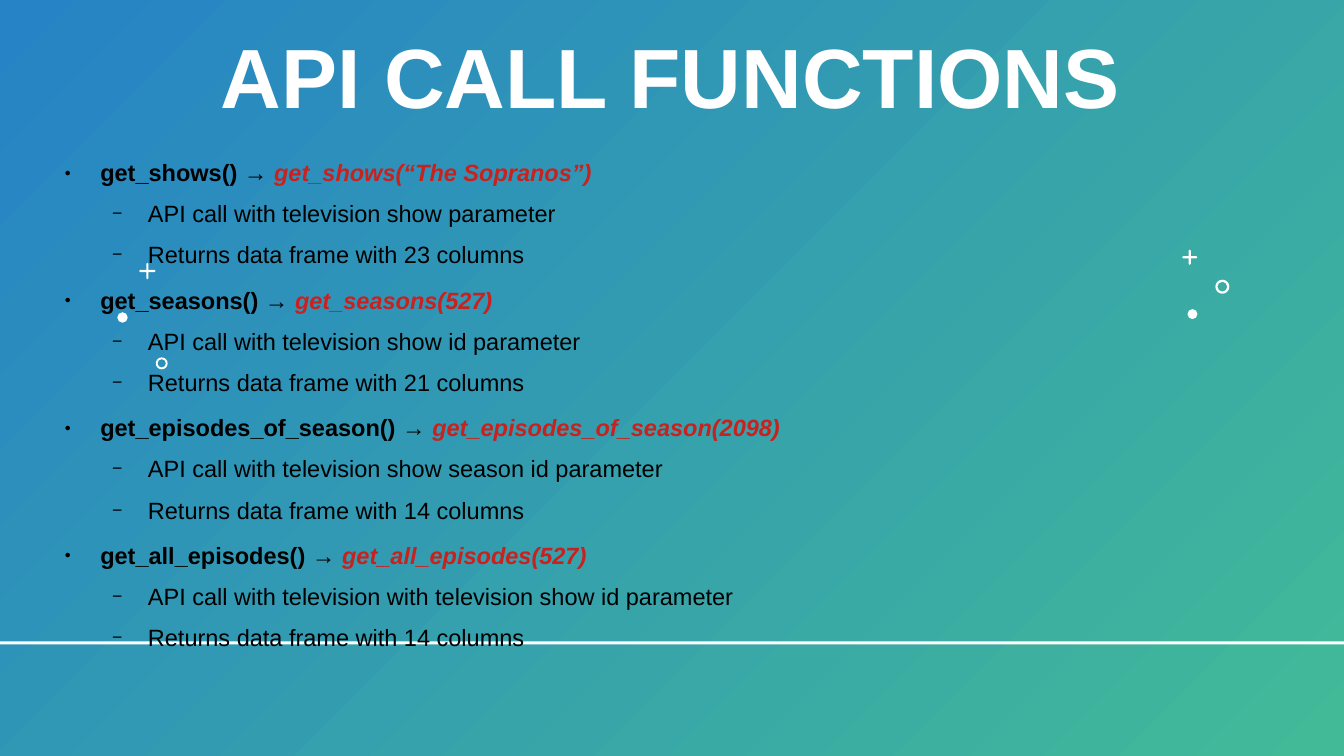
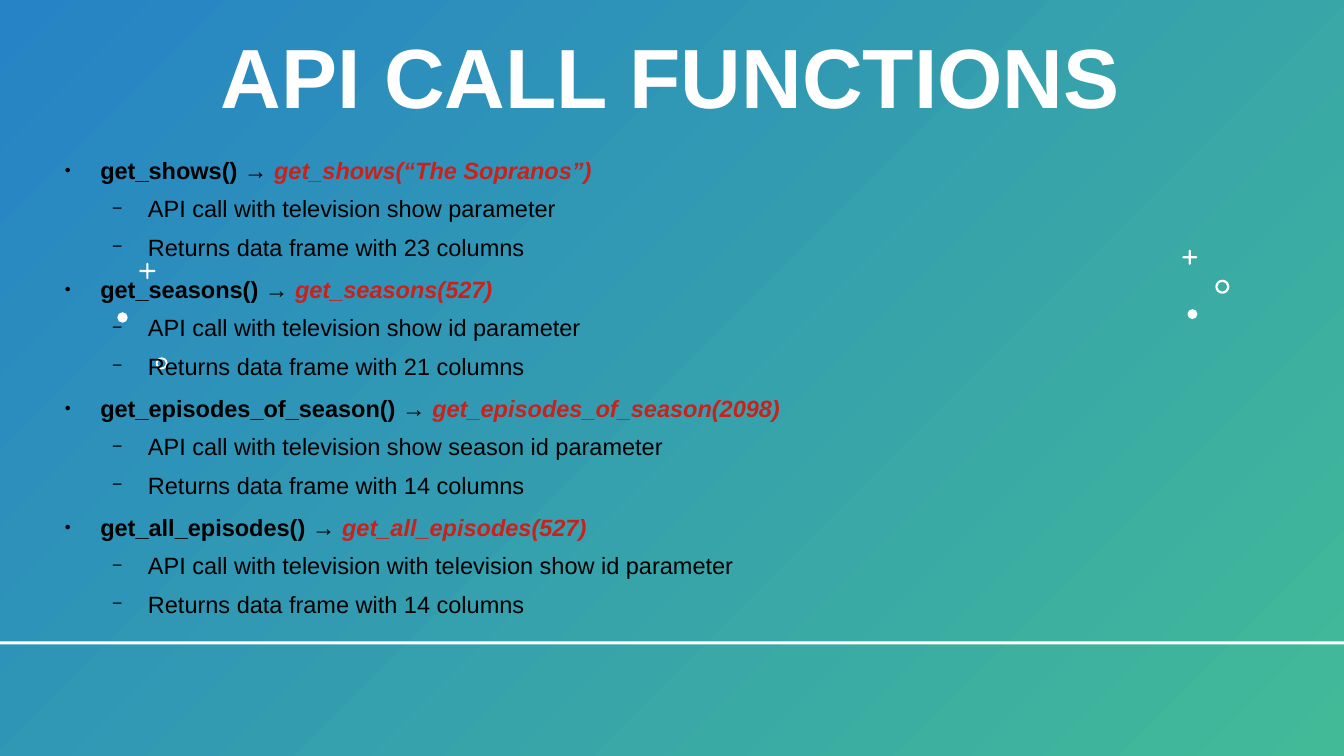
Before and after one commit to BaldeepDhada/API-Shows, a slide deck: slide 4 of 534-Slides.pptx. Drawn at 1344x756 pixels with LibreOffice and Linux fonts; fonts in the diff are those of the drawing. Boxes give left, top, right and bottom in pixels: in the first picture for what was removed or moved away, otherwise in the second. Text is boxed around its words. In the diff, an @@ line names an element or a change of style, - is before the commit and + after.

Commit message:
slides

```diff
--- a/534-Slides.pptx
+++ b/534-Slides.pptx
@@ text "get_shows() → get_shows(“The Sopranos”)" at box(100, 162, 780, 614): line spacing 0.9 to 0.8 @@
```
Also in this commit, not shown: 3 slides added, 1 slide removed, 2 other files.
